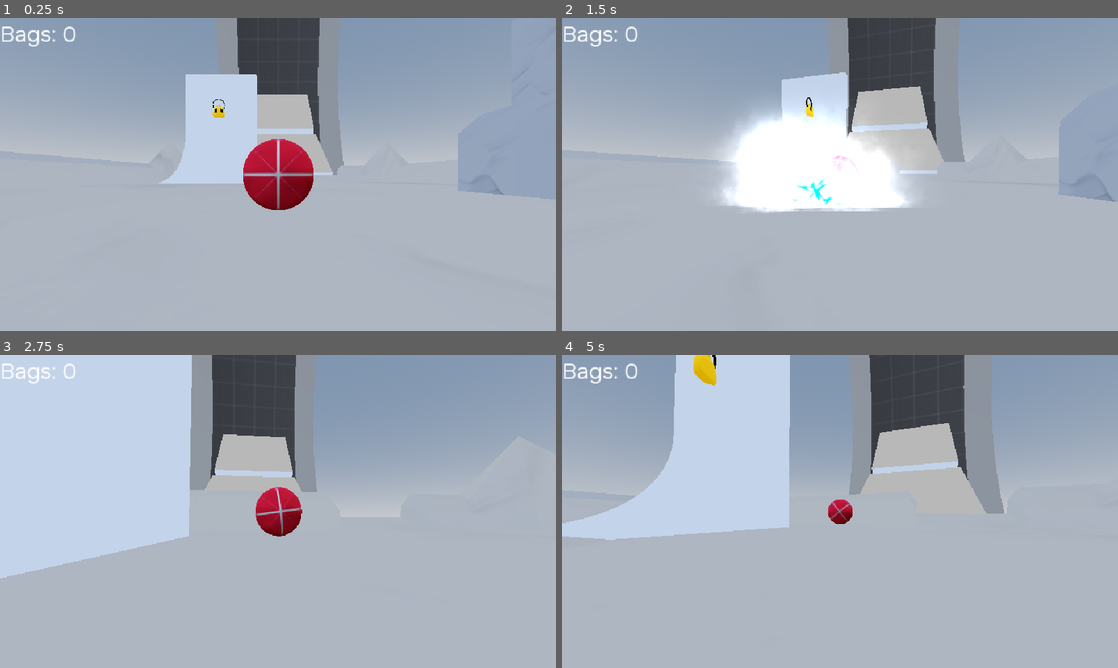
Above: before the commit, frames 1-4 (two rows, left to right).
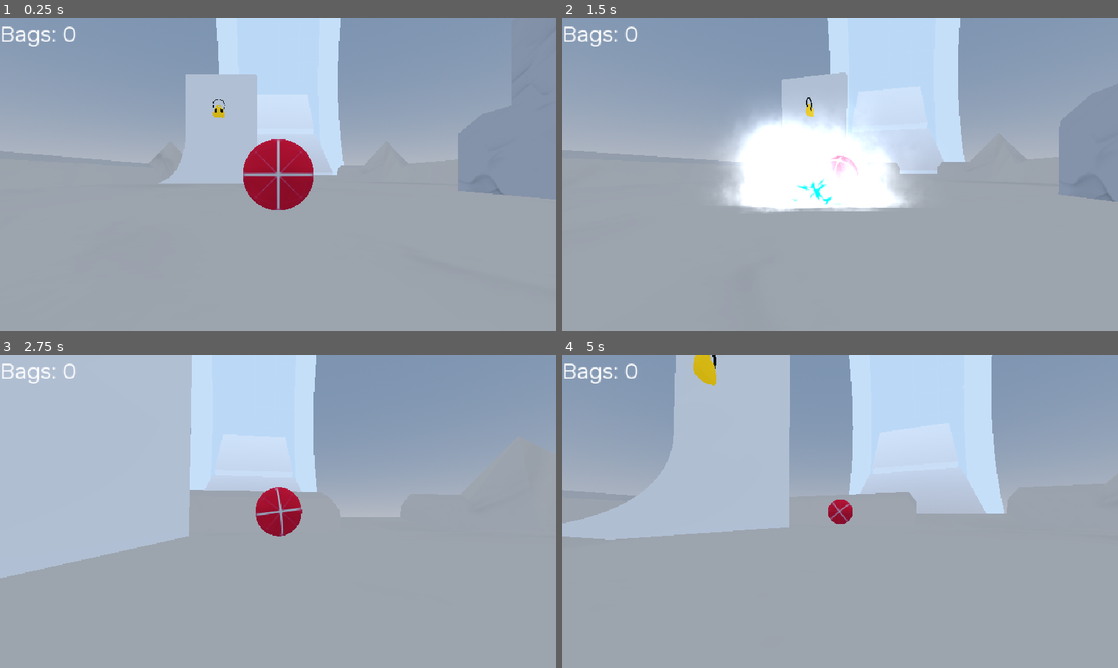
Above: after the commit, the same moments.

Repository: Bartticus/GMTK2025
Game: Godot game, scene res://Scenes/main/main.tscn
Same seed, same stepped clock (60 frames per second), same inputs: the game is played once before the commit and once after it.
Inputs (mouse positions are in pixels of both pictures, inside the frame that each line leads up to):
- Up to frame 1 (0.25 s): no input
- Up to frame 2 (1.5 s): move the mouse to (867, 174) at 0.52 s; hold Space (drift) 0.53-1.28 s; hold W (forward) from 0.53 s (still down); move the mouse to (812, 174) at 1.27 s; tap Mouse wheel down (wheel_down) at 1.35 s
- Up to frame 3 (2.75 s): keep holding W (forward); move the mouse to (289, 505) at 2.02 s; hold Mouse wheel up (wheel_up) from 2.03 s (still down)
- Up to frame 4 (5 s): keep holding W (forward); move the mouse to (834, 517) at 2.77 s; release Mouse wheel up (wheel_up) at 2.78 s; tap Space (drift) at 2.85 s; move the mouse to (878, 514) at 3.52 s; hold Mouse wheel down (wheel_down) 3.53-4.28 s; move the mouse to (795, 508) at 4.27 s; tap Mouse wheel up (wheel_up) at 4.35 s

The runs differ from the first frame. In frame 1, 8.0% of the frame differs, in the area x 38-62%, y 0-62%; in frame 2, 11%; in frame 3, 9.7%; in frame 4, 12%, in the area x 23-80%, y 0-54%.

Commit message:
Added fog

Diff:
--- a/Scenes/main/main.tscn
+++ b/Scenes/main/main.tscn
@@ -21,6 +21,7 @@
 
 [sub_resource type="ProceduralSkyMaterial" id="ProceduralSkyMaterial_bo1nx"]
 sky_horizon_color = Color(0.662243, 0.671743, 0.686743, 1)
+ground_bottom_color = Color(0.384314, 0.454902, 0.54902, 1)
 ground_horizon_color = Color(0.662243, 0.671743, 0.686743, 1)
 
 [sub_resource type="Sky" id="Sky_8gbba"]
@@ -30,9 +31,16 @@
 background_mode = 2
 sky = SubResource("Sky_8gbba")
 tonemap_mode = 2
+tonemap_white = 2.0
 fog_enabled = true
-fog_density = 0.0001
-fog_sky_affect = 0.0
+fog_mode = 1
+fog_light_color = Color(0.56112, 0.72373, 1, 1)
+fog_light_energy = 5.0
+fog_density = 0.3
+fog_aerial_perspective = 0.98
+fog_depth_curve = 1.56917
+fog_depth_begin = 0.0
+fog_depth_end = 200.0
 
 [sub_resource type="CameraAttributesPractical" id="CameraAttributesPractical_brlrh"]
 
Not shown: 1 places in Scenes/main/main.tscn that only renumber resources
